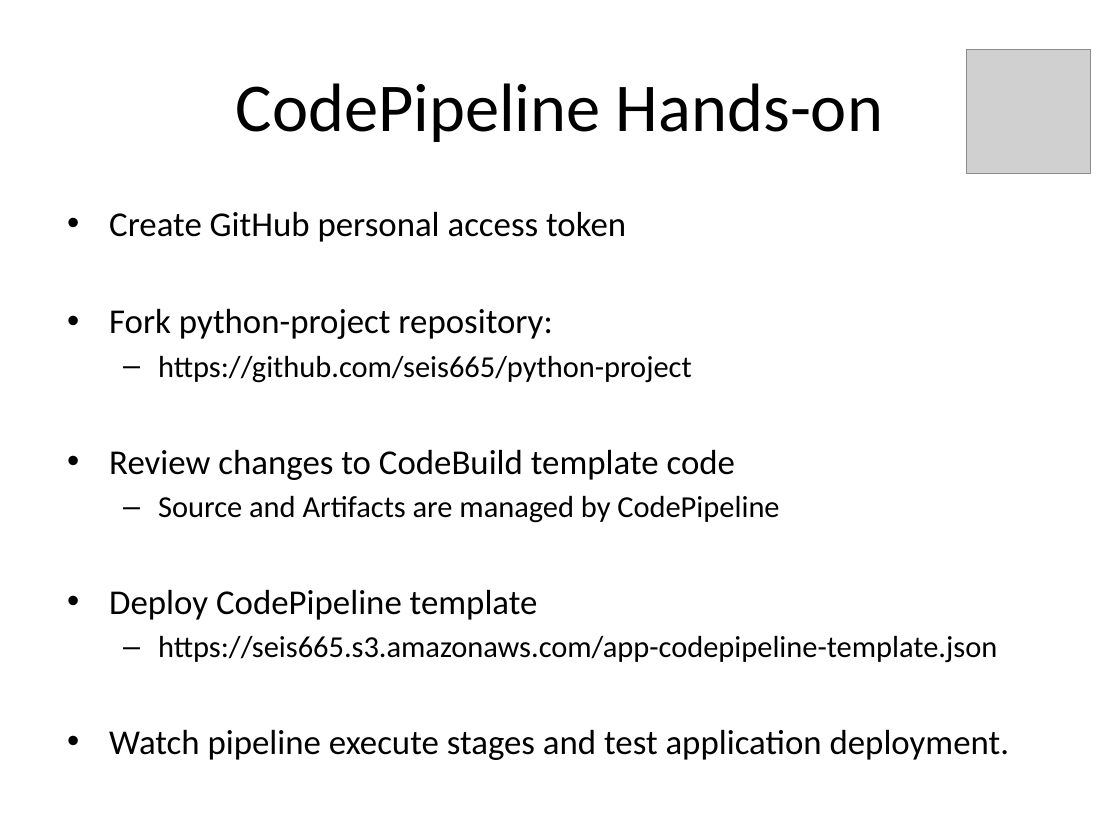
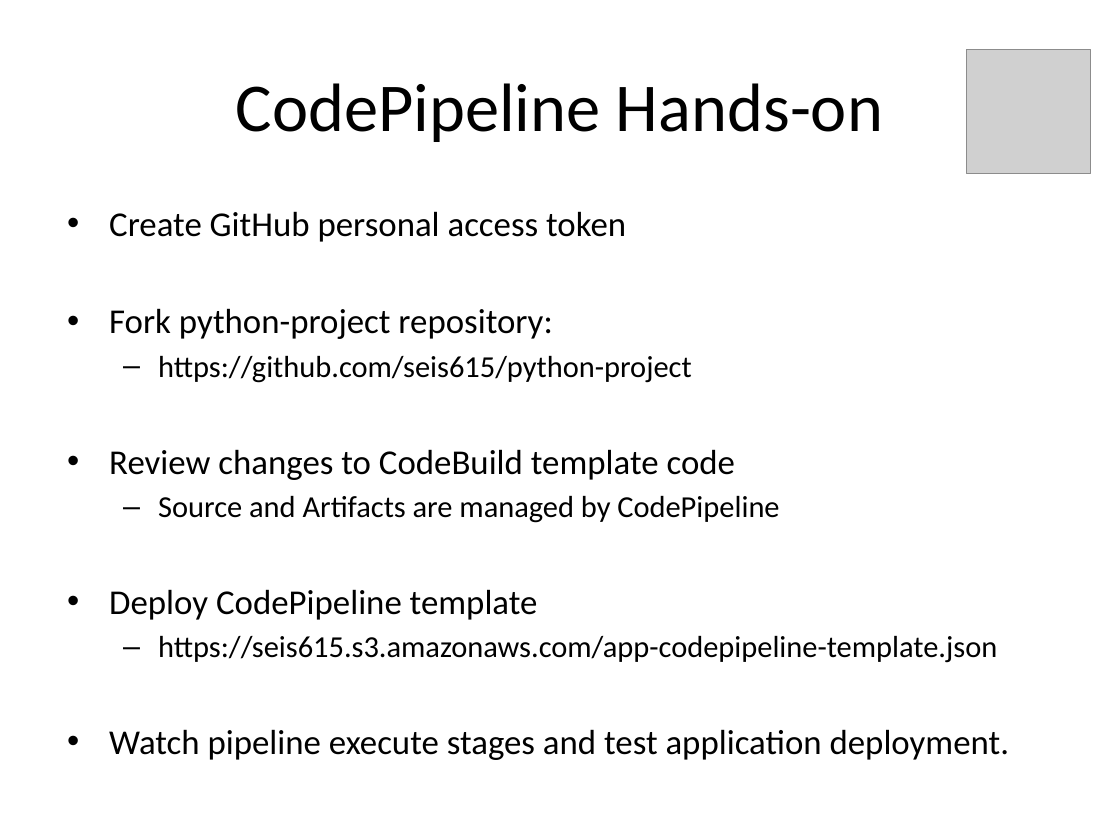
Before and after one commit to jasondbaker/infrastructure-class, a slide deck: slide 41 of lectures/infrastructure-week-10.pptx. Drawn at 1120x840 pixels with LibreOffice and Linux fonts; fonts in the diff are those of the drawing; grey boxes stand for pictures. Boxes give left, top, right and bottom in pixels: in the first picture for what was removed or moved away, otherwise in the second. Text is boxed around its words. In the diff, an @@ line names an element or a change of style, - is before the commit and + after.

```diff
--- a/lectures/infrastructure-week-10.pptx
+++ b/lectures/infrastructure-week-10.pptx
@@ text at [158, 356, 691, 383]: text changed @@
-  – https://github.com/seis665/python-project
+  – https://github.com/seis615/python-project
@@ text at [158, 636, 997, 663]: text changed @@
-  – https://seis665.s3.amazonaws.com/app-codepipeline-template.json
+  – https://seis615.s3.amazonaws.com/app-codepipeline-template.json
```
Also in this commit, not shown: 2 other slides changed.
